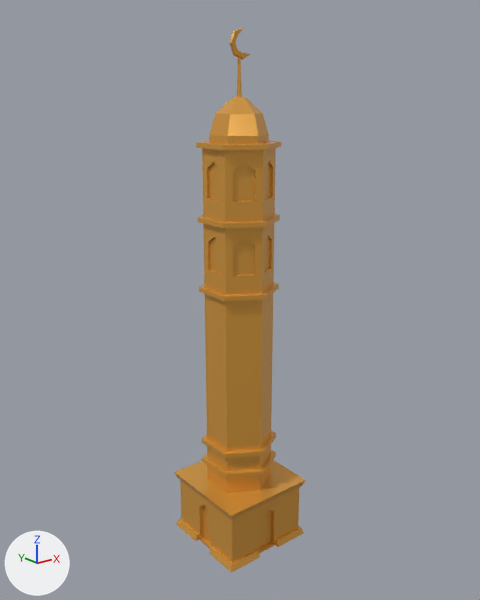
Renders of the glTF model public/models/mosque-tower.glb from each side of a commit.
Before and after are seen from a camera (50 mm lens) standing at (-17.1, -21.4, 20.1) and looking at (0.1, 0.1, 11.5). Lighting does not change. The marker at lower left points along +X, +Y and +Z. Where no turn or scale is listed for an object, it has been applied to the vertices.

Before the edit, the objects in view are built like this:
```python
me_mosque_tower = bpy.data.meshes.new('mosque-tower')
me_mosque_tower.from_pydata(...)  # 428 vertices, 844 faces; spans x -2.2..2.2, y -2.2..2.2, z 0.0..22.5
me_mosque_tower.materials.append(mat_lowpoly_colors)  # orange #e7a747
ob_mosque_tower = bpy.data.objects.new('mosque-tower', me_mosque_tower)
ob_mosque_tower.location = (0.0, 0.0, 0.0)
```
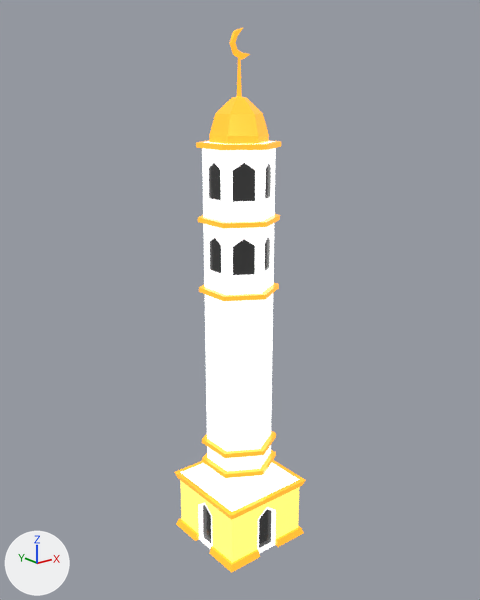
The edits, one by one:
Picture 'base' (img_base) is new.
Material 'LOWPOLY-COLORS.001' (mat_lowpoly_colors_001) is new.
Uses the picture img_base.
me_mosque_tower has 428 vertices, 844 faces and spans x -2.2..2.2, y -2.2..2.2, z 0.0..22.5.
me_mosque_tower no longer uses material mat_lowpoly_colors (orange #e7a747).
me_mosque_tower now uses material mat_lowpoly_colors_001.

What differs and where, as boxes [x1, y1, x2, y2] in the pictures (480 x 600 px):
'mosque-tower', recoloured (brown to white): [174, 27, 306, 573] in both
